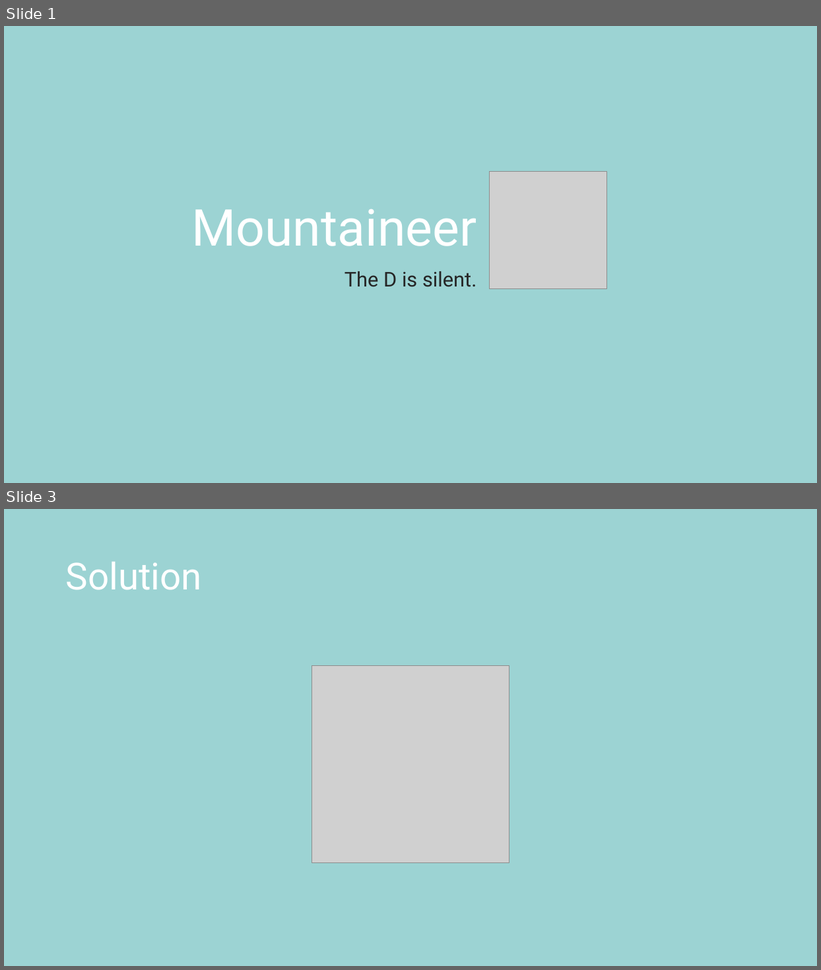
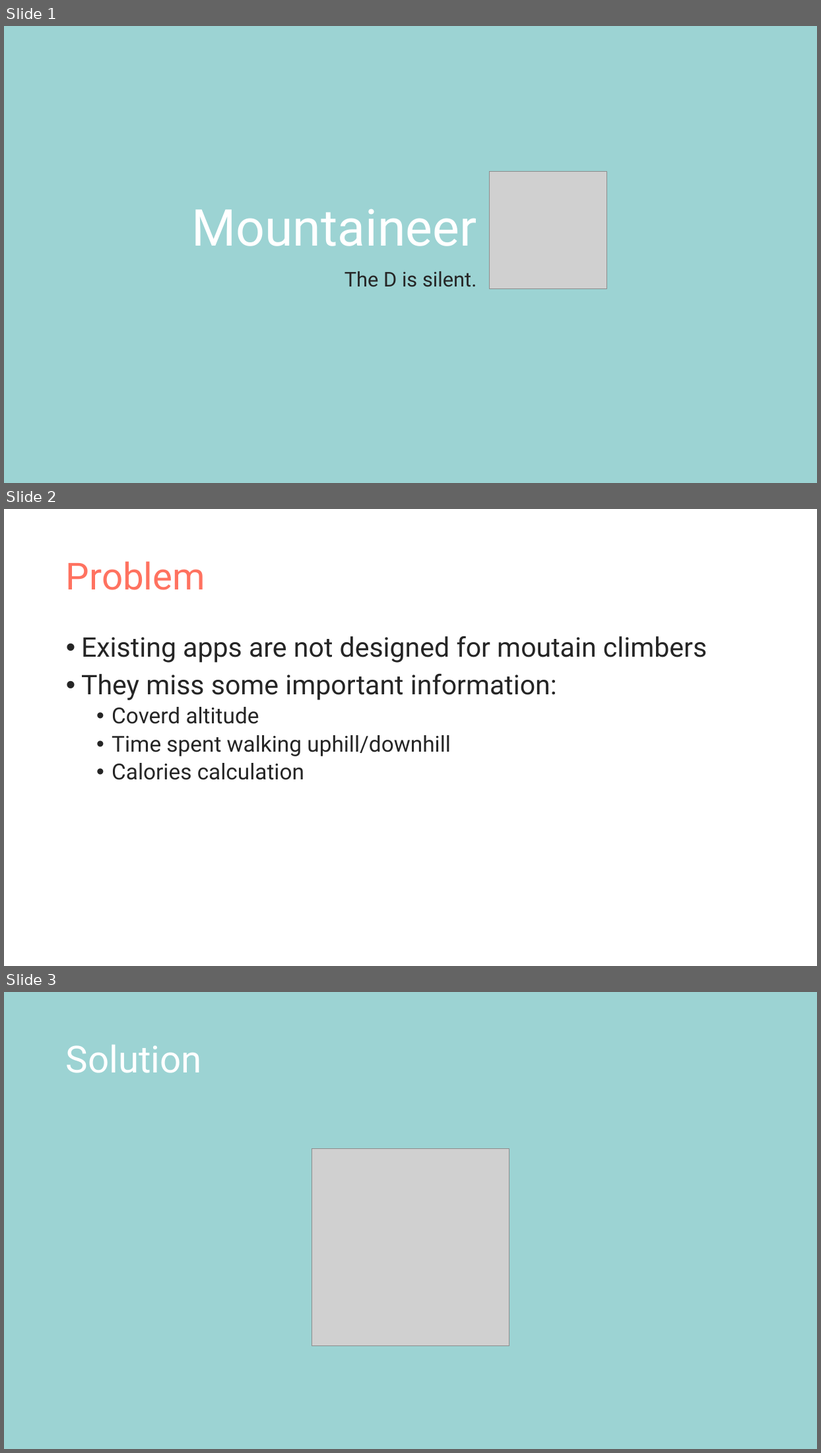
Before and after one commit to EvaJobst/MobileSports, a slide deck: Mountaineer.pptx. Shown one above the other, each under a label of ours: slides 1 and 3 before the commit, slides 1, 2 and 3 after it; the slides between them are not shown. The pictures are 821x970 and 821x1453 pixels, drawn with LibreOffice and Linux fonts; fonts in the diff are those of the drawing; grey boxes stand for pictures. Boxes give left, top, right and bottom in pixels: in the first picture for what was removed or moved away, otherwise in the second. Text is boxed around its words. In the diff, an @@ line names an element or a change of style, - is before the commit and + after.

```diff
--- a/Mountaineer.pptx
+++ b/Mountaineer.pptx
@@ slide 2 added at box(4, 509, 817, 966), background #FFFFFF @@
@@ title added at box(66, 561, 205, 590), 44 pt, text #FF7260 @@
+Problem
@@ text added at box(81, 636, 707, 780), 32 pt, text #252525 @@
+• Existing apps are not designed for moutain climbers
+• They miss some important information:
+  • Coverd altitude
+  • Time spent walking uphill/downhill
+  • Calories calculation
```
Also in this commit, not shown: 2 slides changed, 2 other slides added, 1 slide removed.
